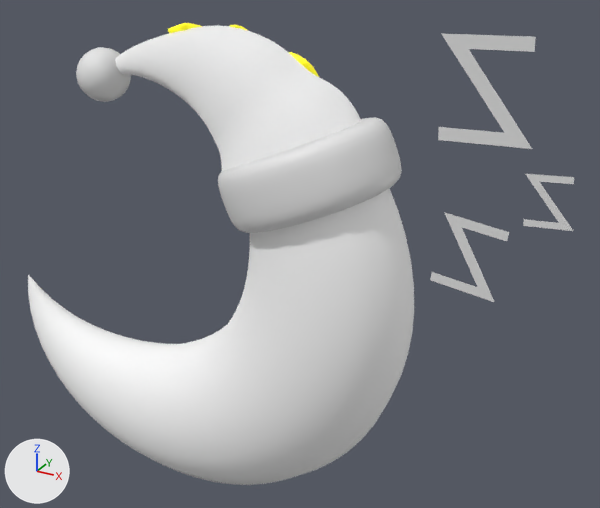
The glTF model public/models/moon.glb, before and after one commit.
Both versions are drawn from a 50 mm lens placed at (4.49, -4.93, 4.76), pointed at (1.61, 0.29, 2.15). The axes (+X, +Y, +Z) are drawn at lower left. The lights are the same throughout. Where no turn or scale is listed for an object, it has been applied to the vertices.

Objects in the first picture: 'Circle', 'Circle.001', 'NurbsPath', 'Roundcube.001', 'Text', 'Text.001', 'Text.002'.
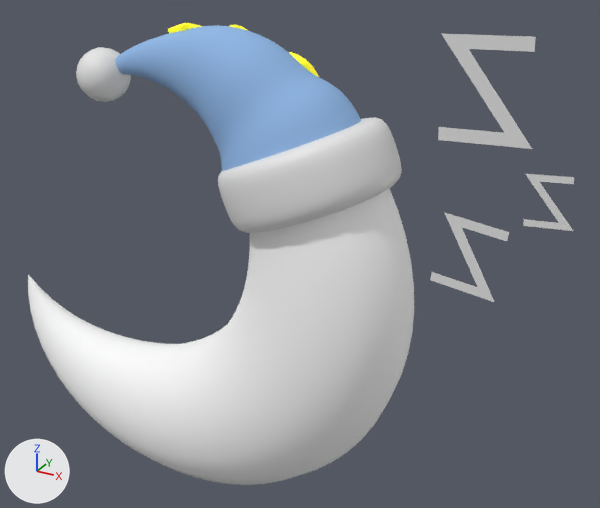
Commit message: Feat: Add Sun Moon Transition

Location of each change, [x1, y1, x2, y2] in pixels of the pictures (600 x 508 px):
'Circle.001', recoloured, surface changed (white to blue): [115, 25, 361, 171] in both

What changed in the scene script:
```text
Change mat_material:
    mat_material.metallic: 1.0 -> 0.0
    mat_material.base_color: (1.0, 1.0, 1.0) -> (0.275, 0.474, 0.791)  # white #ffffff -> blue #8fb7e6
    mat_material.roughness: 1.0 -> 0.8
```
